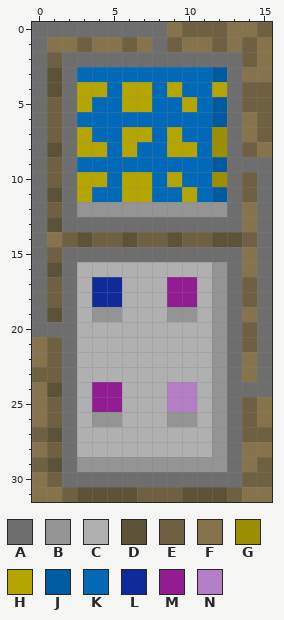
Pixel-art sprite, stored at src/art/wallLayerWithTerminal5.png. Above: the version before the commit.
The file is 160x320 pixels, drawn in blocks of 10x10; one block is one cell here.
Palette (. is transparent): A #6e6e6e  B #949494  C #b0b0b0  D #5c5238  E #6e6041  F #86734b  G #9b8f00  H #b5a500  J #005a9e  K #0069b8  L #0f2b9a  M #921d93  N #b47ec6
Pixels before, first column x 0:
 0 AAAAAAAAAFEEEFFE
 1 AFFEFFEFAEFFEFEF
 2 AEAAAAAAAAAAAAEF
 3 ADAKKKKKKKKKJAFF
 4 ADAHHKHHKHKKHAEE
 5 AEAHKKHHKKHKJAEE
 6 AEAKKKKKKKKKJAFE
 7 AEAHKKHHKHKKGAFE
 8 ADAHHKHKKHHKGAEF
 9 AEAKKKKKKKKKJAAA
10 AEAHHKHHKHKKGAEA
11 ADAHKKHHKKHKJAEA
12 AEABBBBBBBBBBAFA
13 ADAAAAAAAAAAAAFA
14 AFEDEEDEEDEEDDEA
15 AEAAAAAAAAAAAAFA
16 ADACCCCCCCCCBAFA
17 AEACLLCCCMMCBAEA
18 AEACLLCCCMMCBAEA
19 ADACBBCCCBBCBAFA
20 AAACCCCCCCCCBAEA
21 FEACCCCCCCCCBAEA
22 FEACCCCCCCCCBAFA
23 EEACCCCCCCCCBAFA
24 FDACMMCCCNNCBAAA
25 FEACMMCCCNNCBAEF
26 FEACBBCCCBBCBAEF
27 EDACCCCCCCCCBAEE
28 FEACCCCCCCCCBAFF
29 EDABBBBBBBBBBAFE
30 FEAAAAAAAAAAAAEE
31 FFEDDDDEEEDDDEFF
The result:
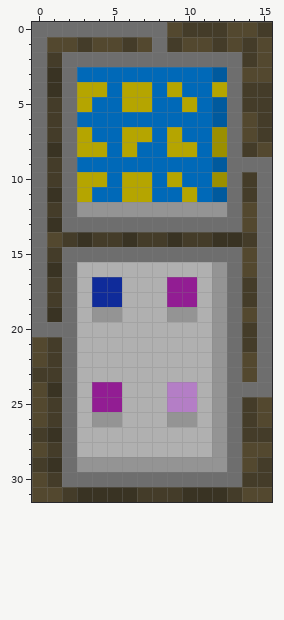
What changed:
Colour D changes from #5c5238 to #393323.
Colour E changes from #6e6041 to #443c29.
Colour F changes from #86734b to #53482f.
Pixel boxes of the changes (left, top, right, bottom) in both pictures:
changed: (32, 22, 272, 502)
